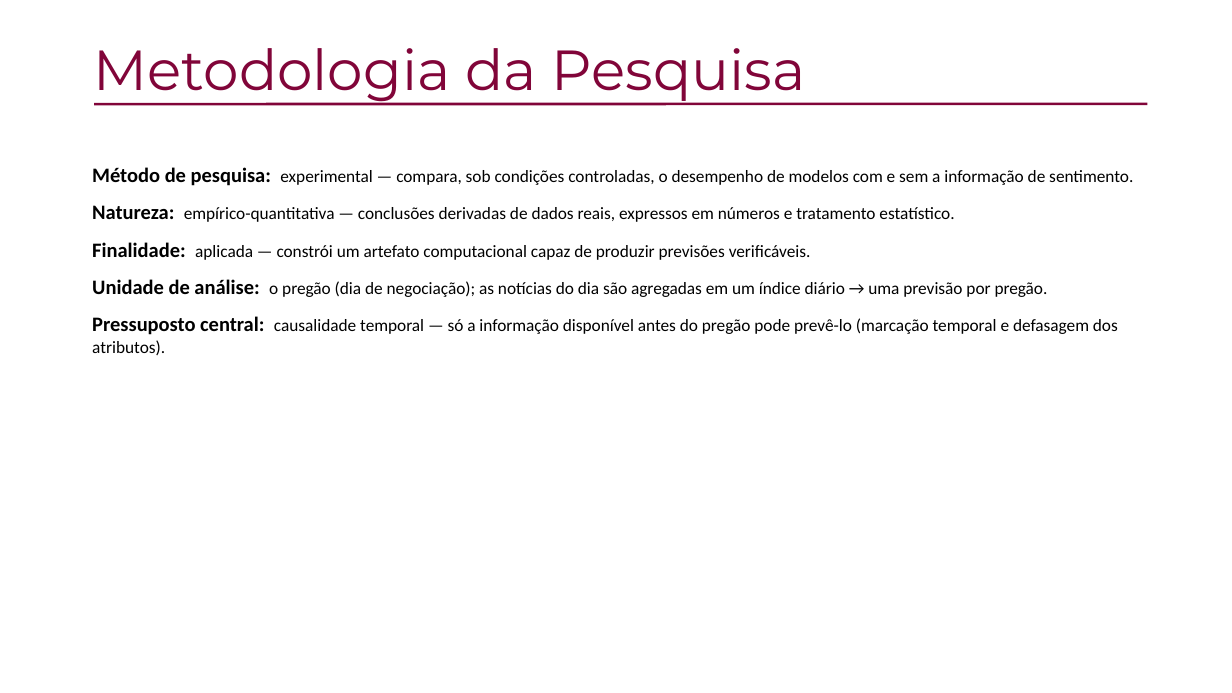
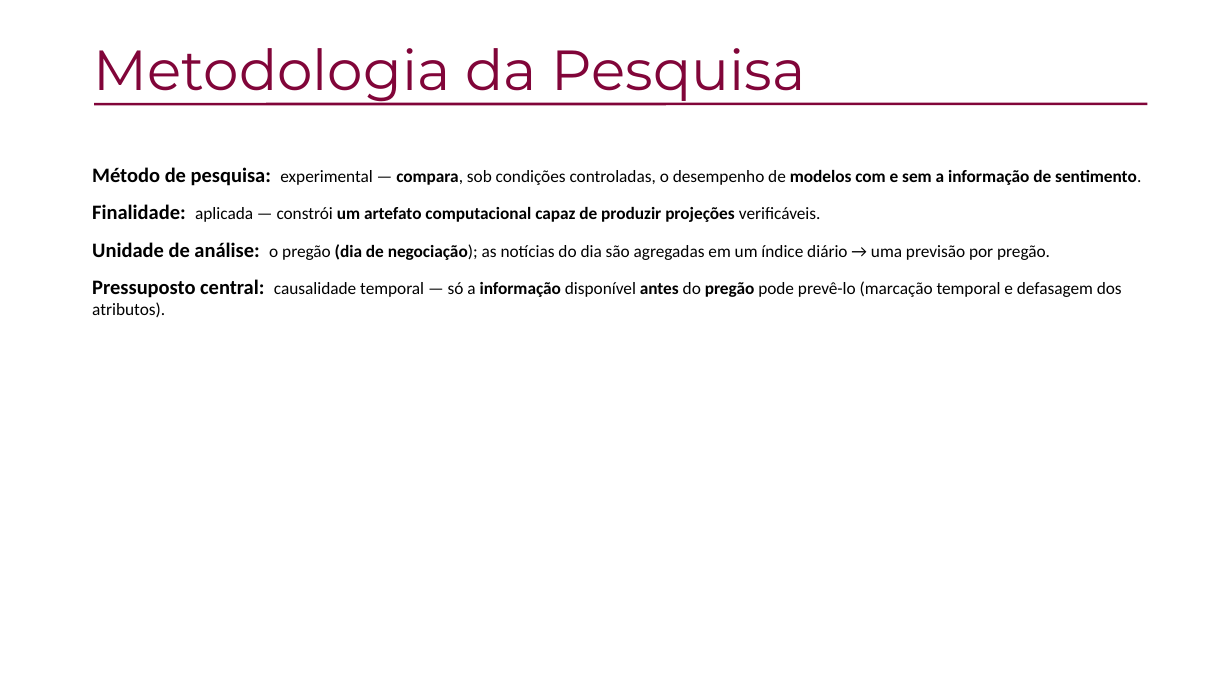
Before and after one commit to vanderbarbosa/coleta_dados_petr4, a slide deck: slide 20 of seminario_julho2026/Apresentacao_Seminario_Julho2026.pptx. Drawn at 1232x693 pixels with LibreOffice and Linux fonts; fonts in the diff are those of the drawing; background and template pictures are left out. Boxes give left, top, right and bottom in pixels: in the first picture for what was removed or moved away, otherwise in the second. Text is boxed around its words. In the diff, an @@ line names an element or a change of style, - is before the commit and + after.

```diff
--- a/seminario_julho2026/Apresentacao_Seminario_Julho2026.pptx
+++ b/seminario_julho2026/Apresentacao_Seminario_Julho2026.pptx
@@ text at (92, 167, 1141, 317): bold on in "compara, modelos com e sem a informação ...", "(dia de negociação);", "informação antes pregão" @@
@@ text at (92, 204, 821, 222): text changed; bold on @@
-Natureza: empírico-quantitativa — conclusões derivadas de dados reais, expressos em números e tratamento estatístico.
-Finalidade: aplicada — constrói um artefato computacional capaz de produzir previsões verificáveis.
+Finalidade: aplicada — constrói um artefato computacional capaz de produzir projeções verificáveis.
```
Also in this commit, not shown: 15 other slides changed, 27 other files.
